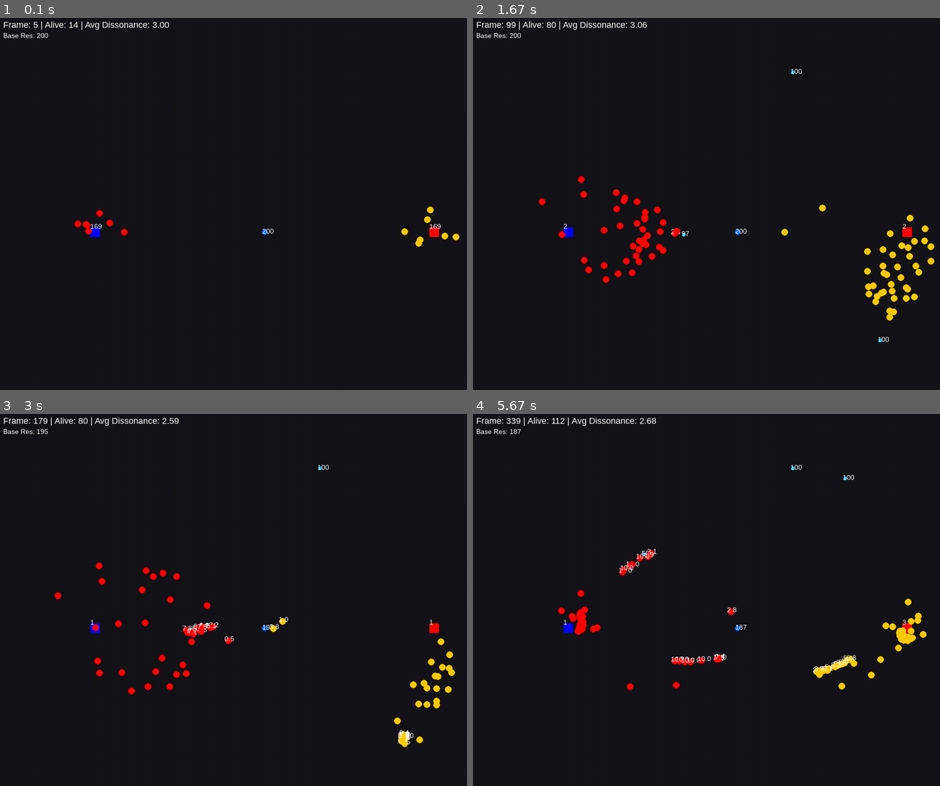
Above: before the commit, frames 1-4 (two rows, left to right).
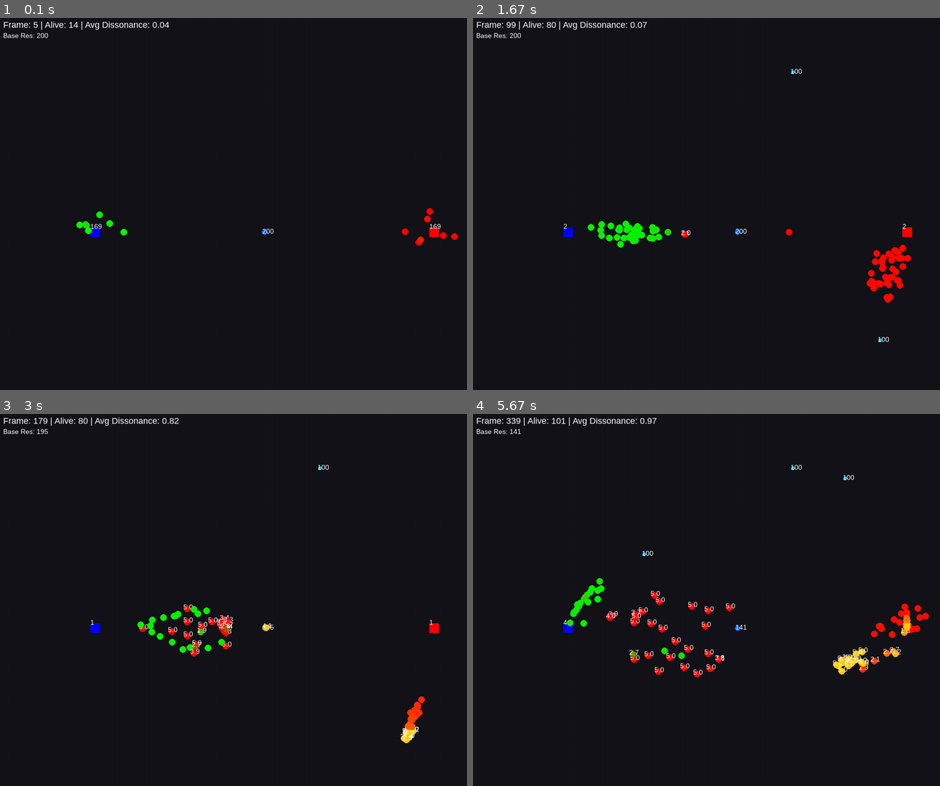
Above: after the commit, the same moments.

Repository: Christophe-RCC/manifeste-mrcc-conscience-dissonance-systeme
Game: pygame game, started from Code-python/Emergent_behavior_via_physics_V1_pygame.py
The game is run twice, just before and just after one commit, with the same random seed, the same clock (stepped at 60 frames per second) and the same inputs.
Inputs:
- Up to frame 1 (0.1 s): no input
- Up to frame 2 (1.67 s): no input
- Up to frame 3 (3 s): no input
- Up to frame 4 (5.67 s): no input

The runs differ from the first frame. In frame 1, 0.4% of the frame differs, in the area x 15-99%, y 1-62%; in frame 2, 2.7%; in frame 3, 2.3%; in frame 4, 3.1%, in the area x 8-98%, y 0-75%.

Commit message:
Update Emergent_behavior_via_physics_V1_pygame.py

Diff:
--- a/Code-python/Emergent_behavior_via_physics_V1_pygame.py
+++ b/Code-python/Emergent_behavior_via_physics_V1_pygame.py
@@ -25,32 +25,32 @@
 COLOR_ATTRACTION = (50, 50, 50)  # Gris pour le centre
 
 # ==============================================================================
-# CONFIGURATION DU MONDE (Identique à la version Matplotlib)
-# ==============================================================================
-DT = 0.1                          # Pas de temps (delta time) pour la précision physique
-ETA = 2.0                         # Facteur d'inertie temporelle (vitesse de réponse)
-TAU = 0.3                         # Constante de relaxation (dissipation d'énergie)
-SIGMA_NOISE = 0.13                # Amplitude du bruit stochastique (imprévisibilité quantique)
-METABOLIC_COST = 0.03             # Coût énergétique de base (maintenance vitale)
-HUNGER_PENALTY = 3.0              # Pénalité de dissonance liée à la faim
-OVERLOAD_POWER = 3.0              # Puissance de la surcharge (effet non-linéaire de saturation)
-OVERLOAD_BASE = 10.0               # Capacité maximale de l'inventaire (seuil de saturation)
-CONFLICT_RISK = 1.5               # Coefficient de risque perçu en combat (force répulsive)
-CONFLICT_GAIN = 1.1               # Coefficient de gain potentiel en combat (motivation à attaquer)
-COUPLING_STRENGTH = 6.0           # Force de lien empathique vers sa propre base
-STORAGE_BENEFIT = 10.0            # Réduction de dissonance (joie) au dépôt de ressources
-RESOURCE_COST_GENERATION = 5.0    # Coût en ressources pour créer un nouvel agent
-RESOURCE_DEPLETION_RATE_BASE = 0.02 # Taux de dégradation naturelle des ressources de la base
-MAX_AGENTS_PER_BASE = 100           # Nombre maximal d'agents supportés par une base
-RESOURCE_SPAWN_RATE = 10.0        # Probabilité d'apparition d'une nouvelle ressource secondaire
-MAX_SUB_RESOURCES = 100             # Nombre maximum de ressources secondaires actives
-D_THRESHOLD = 0.3                 # Seuil de dissonance critique (bascule en mode survie)
-MEMORY_DECAY = 0.01                # Taux d'effacement des traces de la mémoire collective
-COLLECTIVE_THRESHOLD = 0.5        # Seuil pour activer les effets de mémoire de groupe
-SIGMOID_BETA = 5.0                # Pente de la sigmoïde (brusquerie de la transition d'état)
-STATE_ALPHA = 0.9                 # Facteur de lissage temporel (poids actuel vs passé)
-CENTER_X, CENTER_Y = 50.0, 50.0   # Coordonnées du centre d'attraction global de l'univers
-ATTRACTION_STIFFNESS = 0.0       # Raideur de la force d'attraction vers le centre
+# WORLD CONFIGURATION (Identical to the Matplotlib version)                              #default value
+# ==============================================================================
+DT = 0.1                          # Time step (delta time) for physical precision           (0.1)
+ETA = 2.0                         # Temporal inertia factor (response speed)                (2.0)
+TAU = 0.3                         # Relaxation constant (energy dissipation)                (0.3)
+SIGMA_NOISE = 0.05                # Stochastic noise amplitude (quantum unpredictability)   (0.13)
+METABOLIC_COST = 0.03             # Base energy cost (vital maintenance)                    (0.03)
+HUNGER_PENALTY = 0.0              # Dissonance penalty related to hunger                    (3.0)
+OVERLOAD_POWER = 3.0              # Overload power (non-linear saturation effect)           (3.0)
+OVERLOAD_BASE = 5.0               # Maximum inventory capacity (saturation threshold)       (10.0)
+CONFLICT_RISK = 1.9               # Perceived risk coefficient in combat (repulsive force)  (1.5)
+CONFLICT_GAIN = 1.3               # Potential gain coefficient in combat (attack motivation)(1.1)
+COUPLING_STRENGTH = 5.0           # Empathic link strength to own base                      (6.0)
+STORAGE_BENEFIT = 10.0            # Dissonance reduction (joy) upon resource deposit        (10.0)
+RESOURCE_COST_GENERATION = 5.0    # Resource cost to spawn a new agent                      (5.0)
+RESOURCE_DEPLETION_RATE_BASE = 0.02 # Natural degradation rate of base resources            (0.02)
+MAX_AGENTS_PER_BASE = 100           # Maximum number of agents supported by a base          (100)
+RESOURCE_SPAWN_RATE = 75.0        # Probability of spawning a new secondary resource        (10.0)
+MAX_SUB_RESOURCES = 100             # Maximum number of active secondary resources          (100)
+D_THRESHOLD = 0.3                 # Critical dissonance threshold (switch to survival mode) (0.3)
+MEMORY_DECAY = 0.05                # Collective memory trace erasure rate                   (0.01)
+COLLECTIVE_THRESHOLD = 0.5        # Threshold to activate group memory effects              (0.5)
+SIGMOID_BETA = 5.00                # Sigmoid slope (steepness of state transition)           (5.0)
+STATE_ALPHA = 0.9                 # Temporal smoothing factor (current vs. past weight)     (0.9)
+CENTER_X, CENTER_Y = 50.0, 50.0   # Coordinates of the global universe attraction center
+ATTRACTION_STIFFNESS = 0.0        # Stiffness of the attraction force toward the center     (0.03)
 
 # Échelle pour l'affichage (1 unité monde = 10 pixels écran)
 SCALE = 10.0
